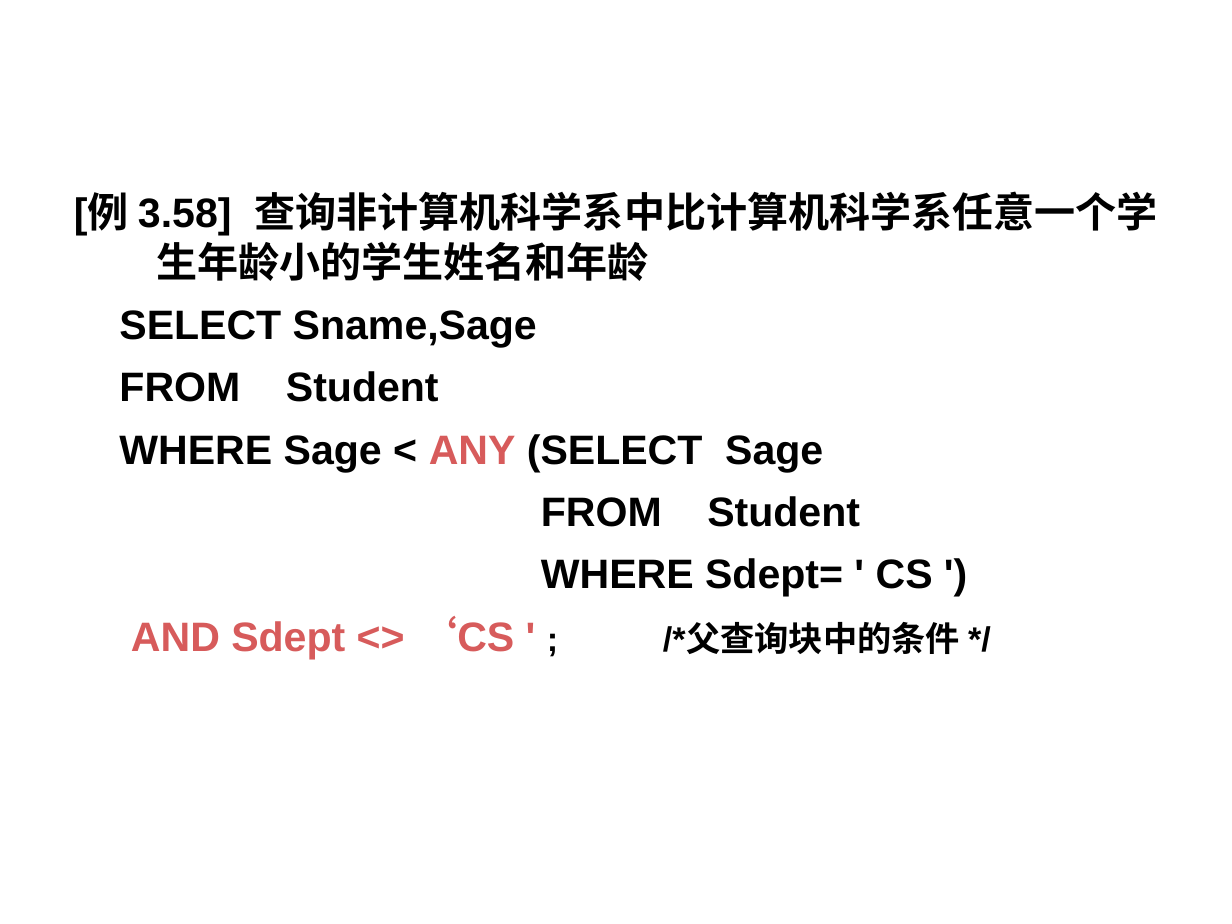
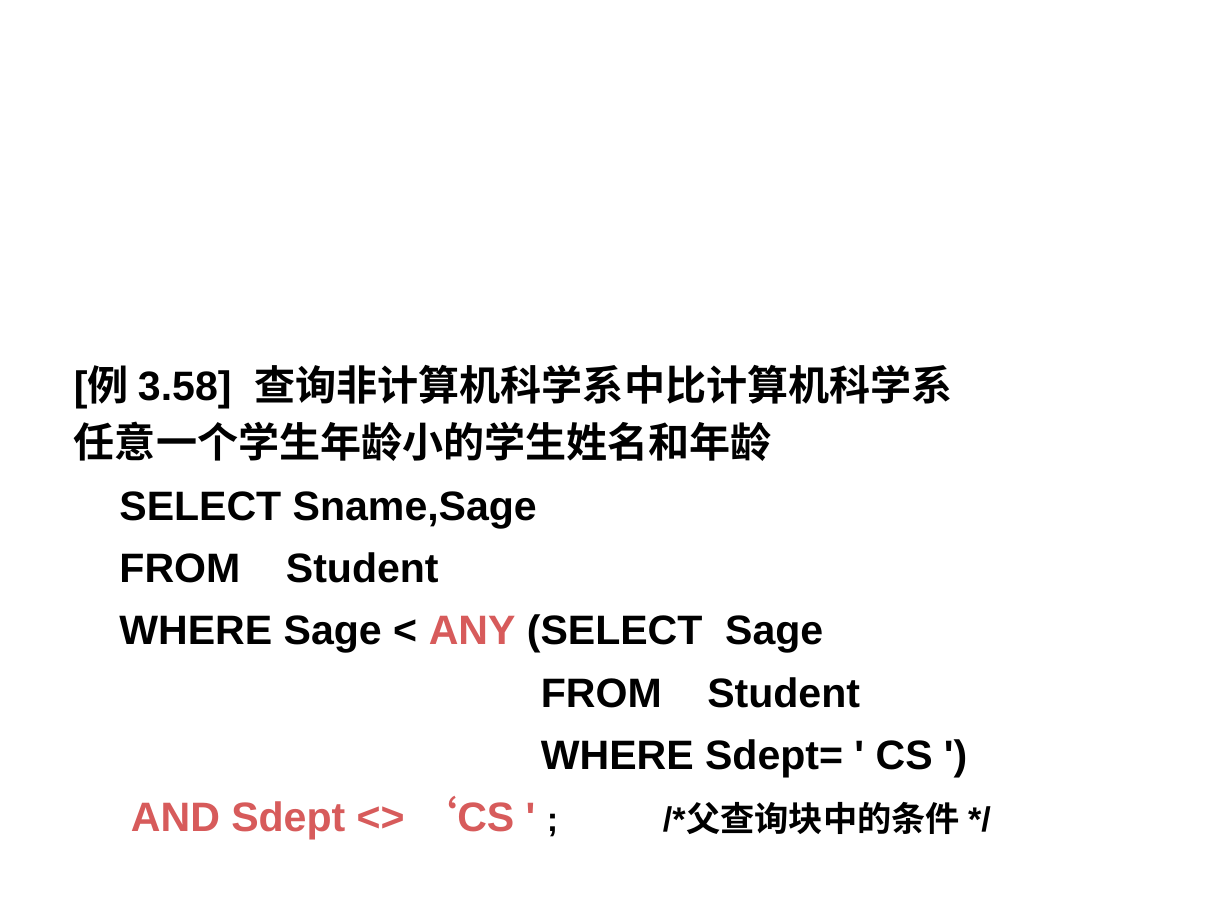
Before and after one commit to nanhapy/information-technology-materials, a slide deck: slide 42 of teaching-materials/infomation-system/ppt/第3章 关系数据库标准语言SQL（2）.pptx. Drawn at 1232x924 pixels with LibreOffice and Linux fonts; fonts in the diff are those of the drawing; background and template pictures are left out. Boxes give left, top, right and bottom in pixels: in the first picture for what was removed or moved away, otherwise in the second. Text is boxed around its words. In the diff, an @@ line names an element or a change of style, - is before the commit and + after.

```diff
--- a/teaching-materials/infomation-system/ppt/第3章 关系数据库标准语言SQL（2）.pptx
+++ b/teaching-materials/infomation-system/ppt/第3章 关系数据库标准语言SQL（2）.pptx
@@ text at (74, 365, 952, 461): text changed @@
-[例 3.58] 查询非计算机科学系中比计算机科学系任意一个学生年龄小的学生姓名和年龄
+[例 3.58] 查询非计算机科学系中比计算机科学系
+任意一个学生年龄小的学生姓名和年龄
```
Also in this commit, not shown: 4 other slides changed, 31 other files.
